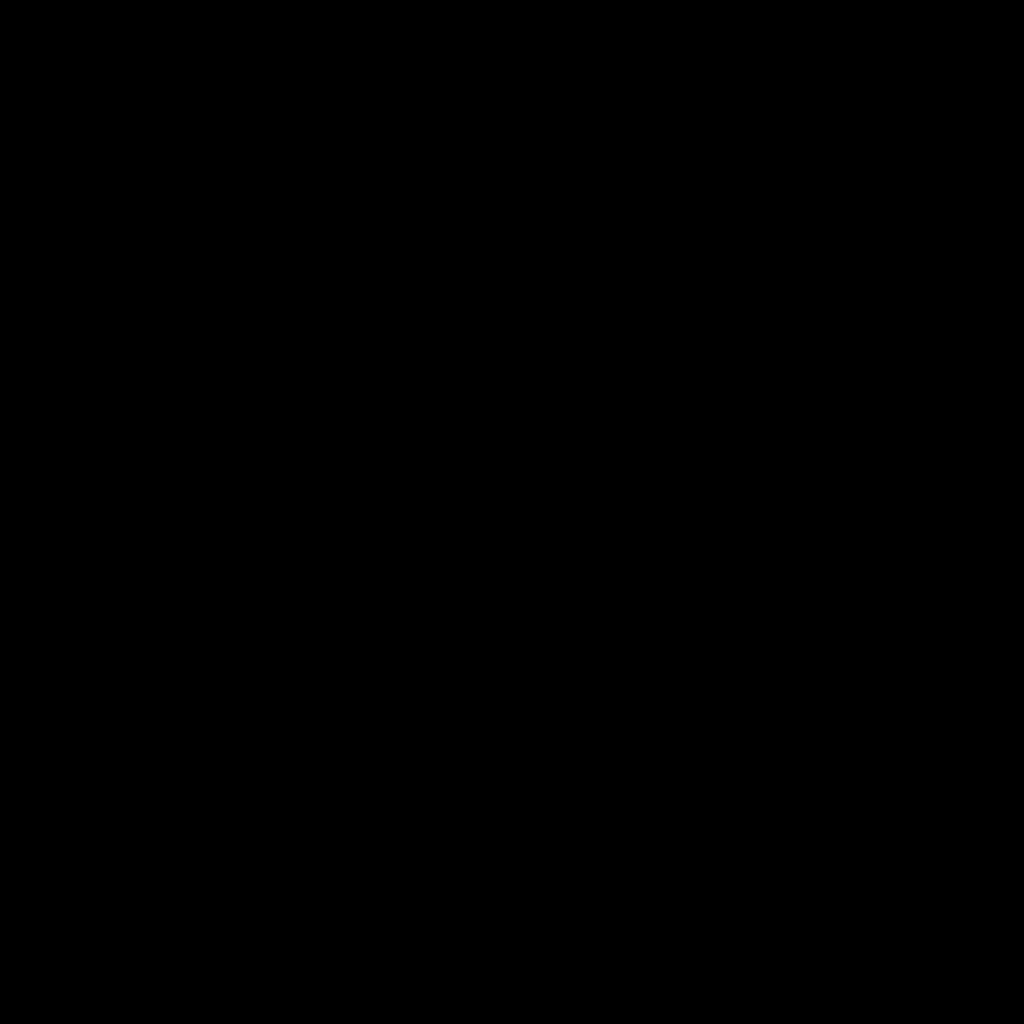
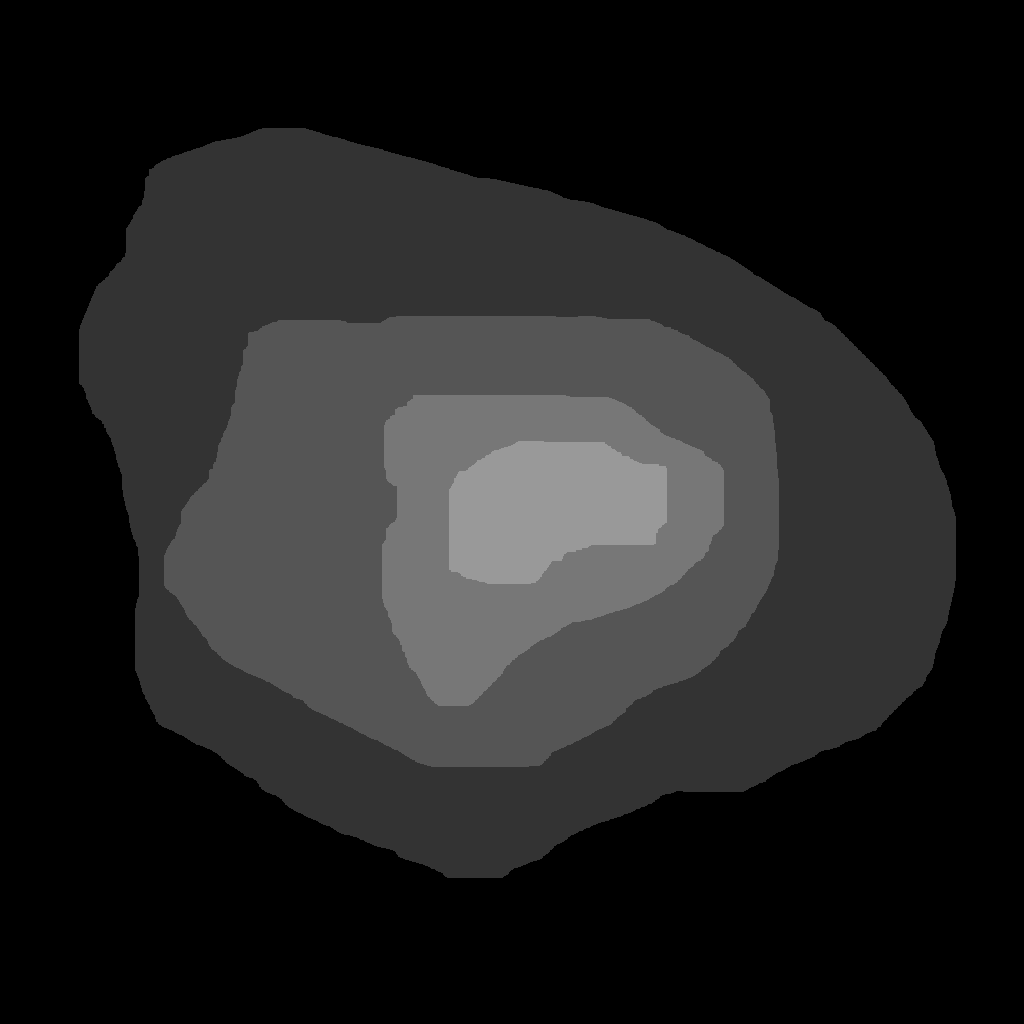
Before/after of a 1024 x 1024 layered artwork. What changed in the layer stack:
added layer "4" above "3" over [449, 441, 667, 584]
added layer "3" above "2" over [382, 395, 724, 706]
added layer "2" above "1" over [164, 316, 779, 767]
added layer "1" above "Background" over [79, 128, 956, 878]
